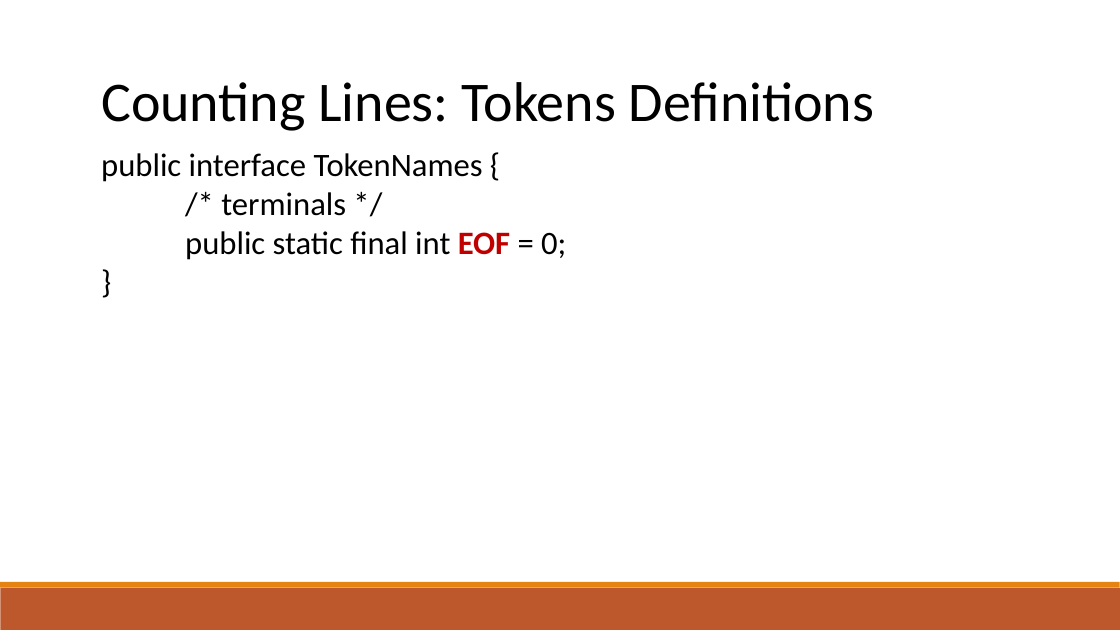
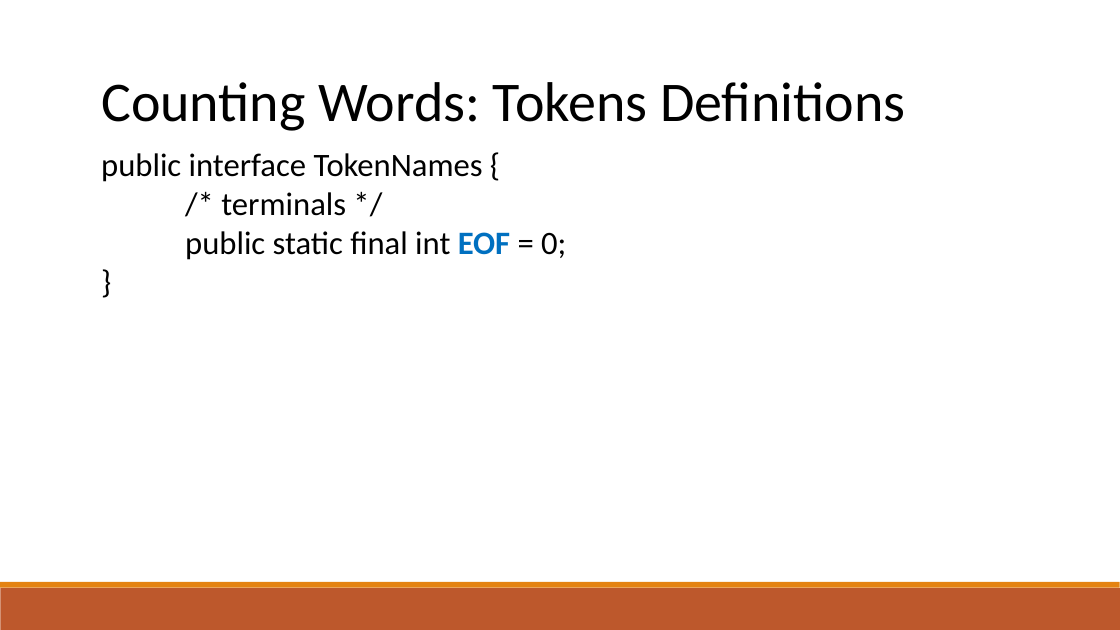
Before and after one commit to raghadzeidan/COMPILATION_TAU_FOR_STUDENTS, a slide deck: slide 98 of new_slides/lexical_analysis.pptx (slide 91 before the commit). Drawn at 1120x630 pixels with LibreOffice and Linux fonts; fonts in the diff are those of the drawing. Boxes give left, top, right and bottom in pixels: in the first picture for what was removed or moved away, otherwise in the second. Text is boxed around its words. In the diff, an @@ line names an element or a change of style, - is before the commit and + after.

```diff
--- a/new_slides/lexical_analysis.pptx
+++ b/new_slides/lexical_analysis.pptx
@@ text at (101, 82, 906, 131): text changed @@
-Counting Lines: Tokens Definitions
+Counting Words: Tokens Definitions
@@ text at (185, 231, 566, 260): text colour #C00000 to #0070C0 in "EOF" @@
```
Also in this commit, not shown: 17 other slides changed, 23 slides added, 1 other file.
